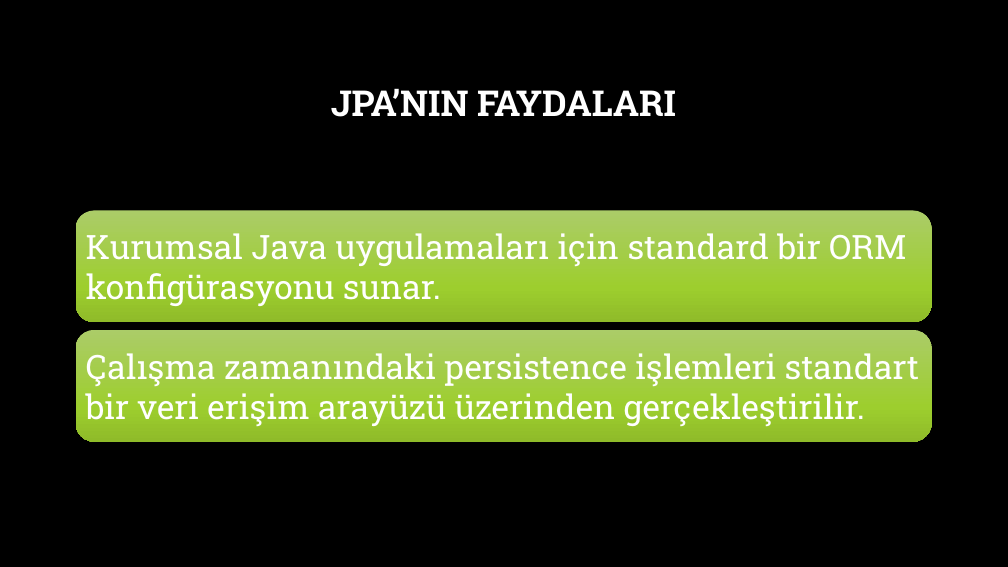
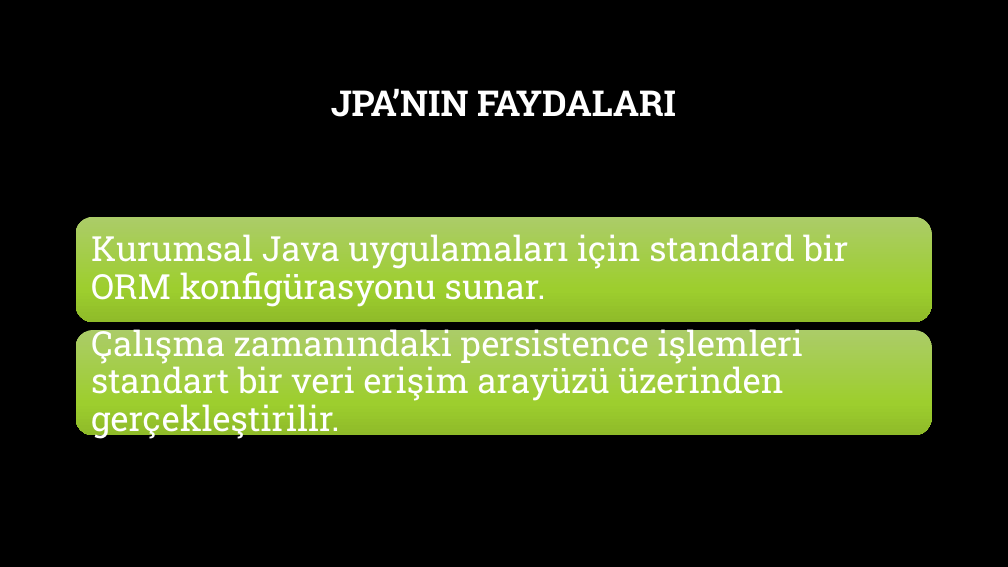
Before and after one commit to burakduman-bilgeadam/sunum, a slide deck: slide 9 of Spring/7-spring-data-jpa-hibernate.pptx. Drawn at 1008x567 pixels with LibreOffice and Linux fonts; fonts in the diff are those of the drawing; background and template pictures are left out. Boxes give left, top, right and bottom in pixels: in the first picture for what was removed or moved away, otherwise in the second. Text is boxed around its words. In the diff, an @@ line names an element or a change of style, - is before the commit and + after.

```diff
--- a/Spring/7-spring-data-jpa-hibernate.pptx
+++ b/Spring/7-spring-data-jpa-hibernate.pptx
@@ rounded rectangle: place and size @@
-rounded rectangle at box(76, 210, 932, 322)
+rounded rectangle at box(76, 217, 932, 322)
@@ text "Kurumsal Java uygulamaları için standard ..." at box(91, 234, 849, 307): size 32 to 33 pt; line spacing 1 to 0.9 @@
@@ text "Çalışma zamanındaki persistence işlemleri standart ..." at box(91, 324, 803, 440): size 32 to 33 pt; line spacing 1 to 0.9 @@
@@ rounded rectangle: place and size @@
-rounded rectangle at box(76, 330, 932, 442)
+rounded rectangle at box(76, 330, 932, 435)
```
Also in this commit, not shown: 9 other slides changed, 4 slides added.
